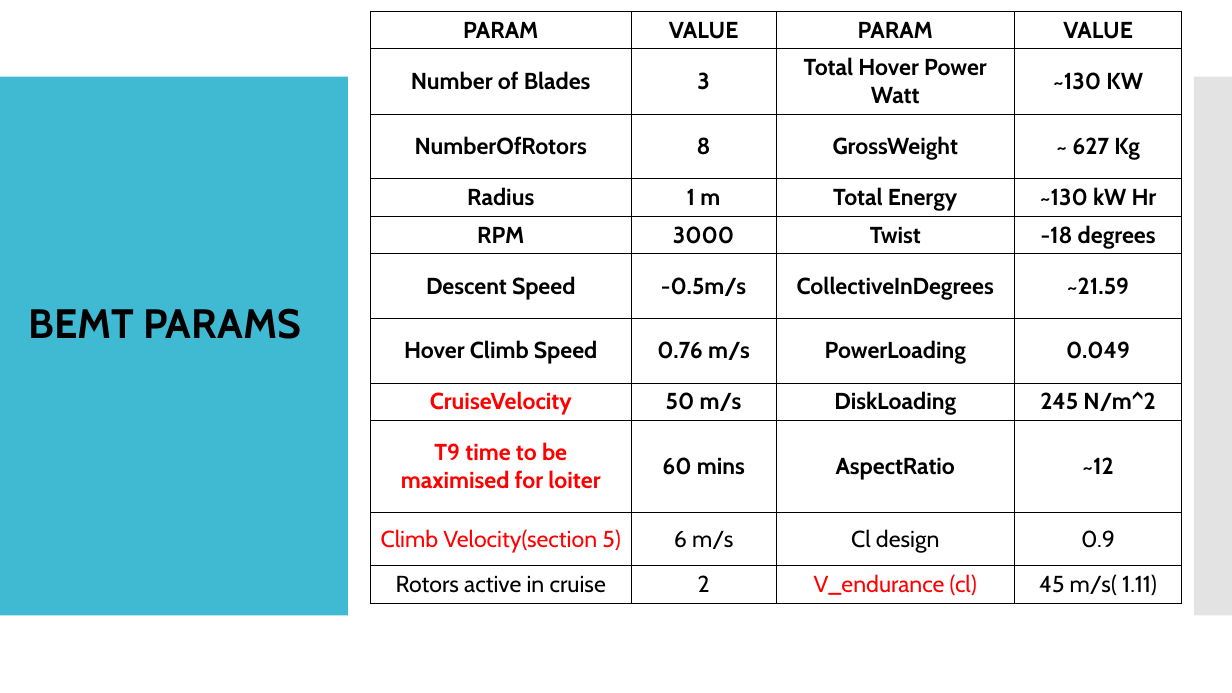
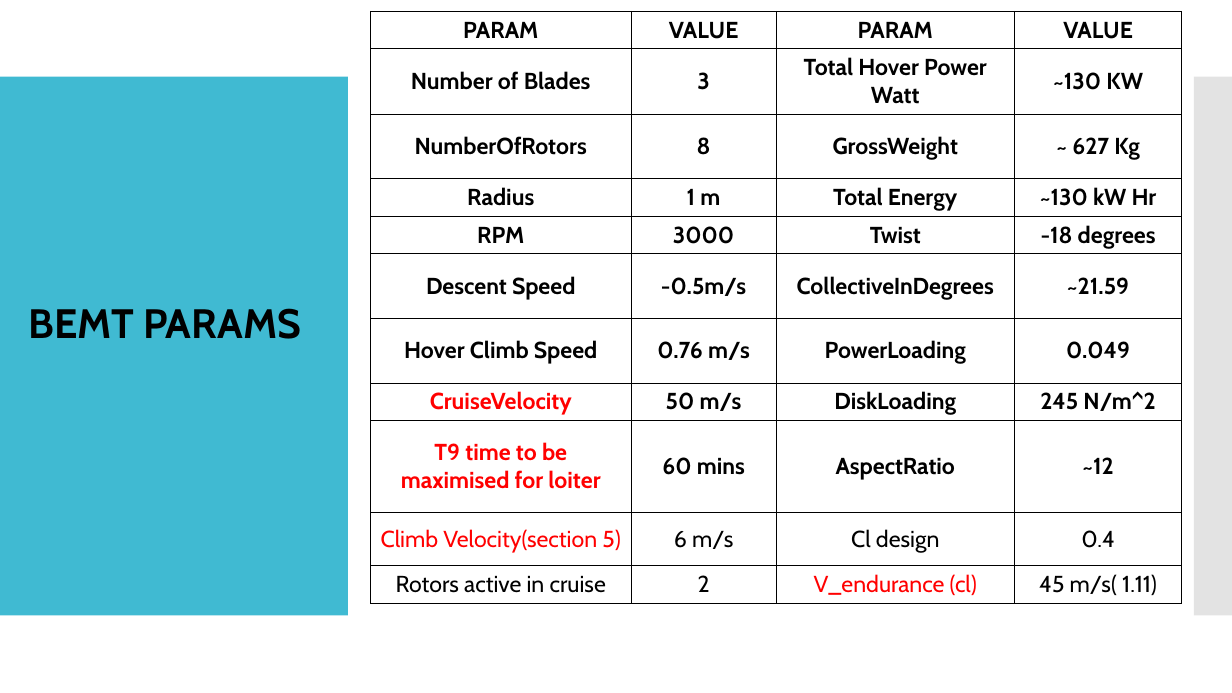
Before and after one commit to s-ritwik/VFS_IIT_KANPUR, a slide deck: slide 17 of BEMT_results/VFS performance validation.pptx. Drawn at 1232x693 pixels with LibreOffice and Linux fonts; fonts in the diff are those of the drawing. Boxes give left, top, right and bottom in pixels: in the first picture for what was removed or moved away, otherwise in the second. Text is boxed around its words. In the diff, an @@ line names an element or a change of style, - is before the commit and + after.

```diff
--- a/BEMT_results/VFS performance validation.pptx
+++ b/BEMT_results/VFS performance validation.pptx
@@ table at (371, 11, 1182, 600) @@
-row 10, column 4: 0.9
+row 10, column 4: 0.4
```
Also in this commit, not shown: 2 other slides changed, 58 other files.
